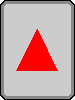
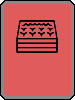
Layers edited between the first and the second w=75, h=100 image:
added group "building_symbol" with 2 layers above "Card Slot" over (6, 11, 68, 67)
added layer "garden" in group "building_symbol" over (16, 20, 58, 53)
hid group "baic_card_smyboles" (3 layers) over (16, 29, 58, 71)
added group "back_tints" with 3 layers in group "Basic card" over (4, 4, 71, 96)
added layer "red" (60%) in group "back_tints" over (4, 4, 71, 96)
